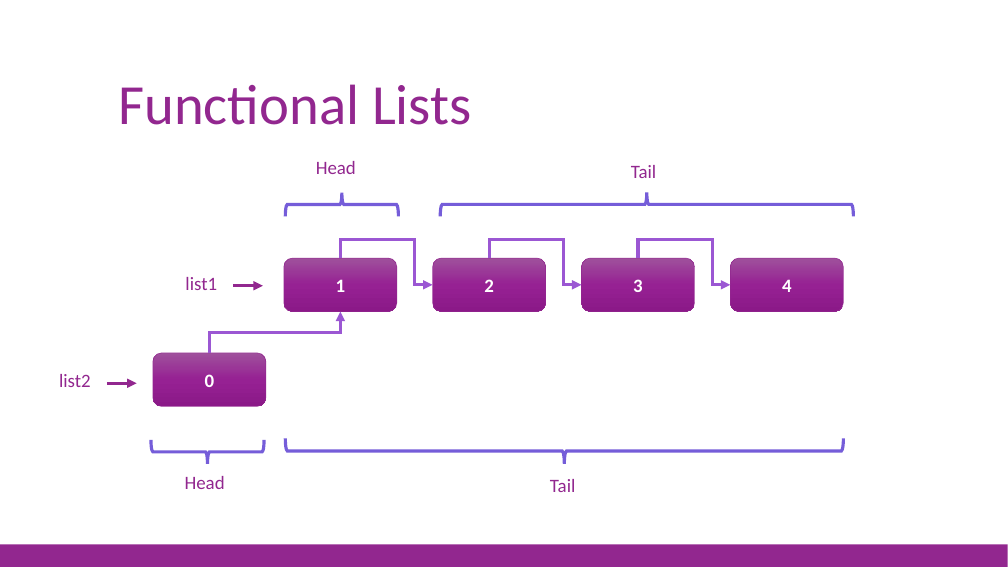
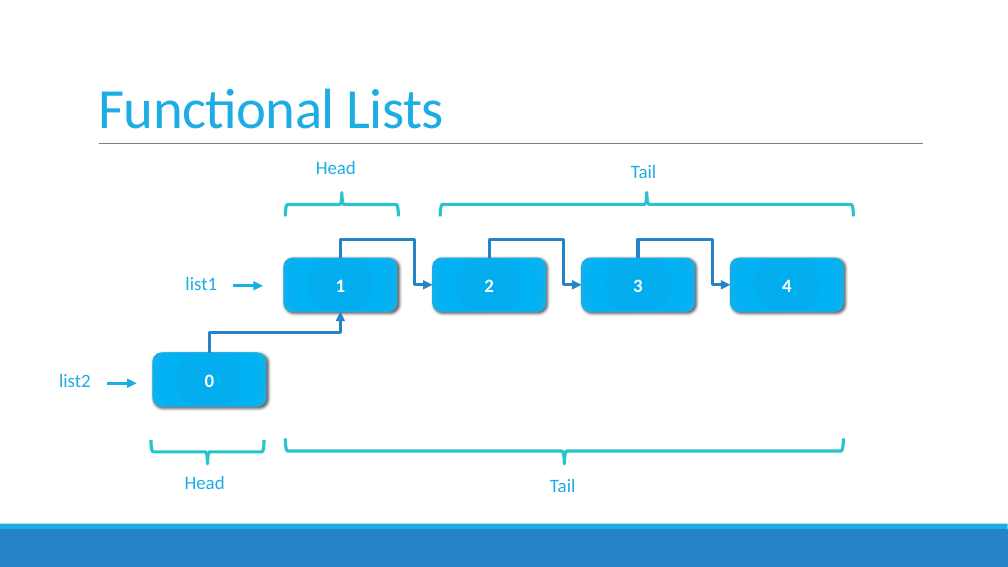
Before and after one commit to jorgef/fsharpworkshop, a slide deck: slide 60 of FSharpWorkshop_Slides.pptx (slide 63 before the commit). Drawn at 1008x567 pixels with LibreOffice and Linux fonts; fonts in the diff are those of the drawing. Boxes give left, top, right and bottom in pixels: in the first picture for what was removed or moved away, otherwise in the second. Text is boxed around its words. In the diff, an @@ line names an element or a change of style, - is before the commit and + after.

```diff
--- a/FSharpWorkshop_Slides.pptx
+++ b/FSharpWorkshop_Slides.pptx
@@ title "Functional Lists": place and size @@
-title "Functional Lists" at <box>118,84,471,125</box>
+title "Functional Lists" at <box>98,88,444,129</box>
@@ title "Functional Lists" at <box>98,88,444,129</box>: text colour #92278F to #1CADE4, letter spacing 0 to -0.5 pt; line spacing 0.9 to 0.85 @@
@@ line added from (99, 144) to (923, 144), #808080 0.5 pt @@
@@ text colour #92278F to #1CADE4 in 6 elements at <box>185,277,217,290</box>, <box>316,161,356,174</box>, <box>59,374,91,387</box>, <box>185,476,225,489</box>, <box>550,479,575,492</box>, <box>631,165,656,178</box> @@
@@ elbow arrow (340, 258) - (433, 285): stroke #9B57D3 3 pt to #2683C6 3 pt @@
@@ elbow arrow (489, 258) - (582, 285): stroke #9B57D3 3 pt to #2683C6 3 pt @@
@@ elbow arrow (638, 258) - (730, 285): stroke #9B57D3 3 pt to #2683C6 3 pt @@
@@ arrow (233, 286) - (263, 286): stroke #92278F 3 pt to #1CADE4 3 pt @@
@@ elbow arrow (209, 353) - (340, 312): stroke #9B57D3 3 pt to #2683C6 3 pt @@
@@ fill gradient #9F519D to #972294 to #8B1988 to gradient #00ADEF to #03ADEE to #00B1F5 to #12B1EE; outline #92278F 0.5 pt to #1CADE4 1 pt; shadow on in 5 elements at <box>284,258,397,312</box>, <box>433,258,546,312</box>, <box>582,258,695,312</box>, <box>730,258,844,312</box>, <box>153,353,266,407</box> @@
@@ arrow (107, 383) - (137, 383): stroke #92278F 3 pt to #1CADE4 3 pt @@
@@ outline #755DD9 3 pt to #28C4CC 3 pt in 4 elements at <box>285,193,399,217</box>, <box>440,192,853,216</box>, <box>151,440,265,464</box>, <box>286,439,844,464</box> @@
@@ rectangle: place and size @@
-rectangle at <box>0,544,1008,567</box>
+rectangle at <box>0,529,1008,567</box>
@@ rectangle at <box>0,529,1008,567</box>: fill #92278F to #2683C6 @@
@@ rectangle added at <box>0,524,1008,529</box>, fill #1CADE4 @@
```
Also in this commit, not shown: 80 other slides changed, 2 slides added, 5 slides removed, 1 other file.
